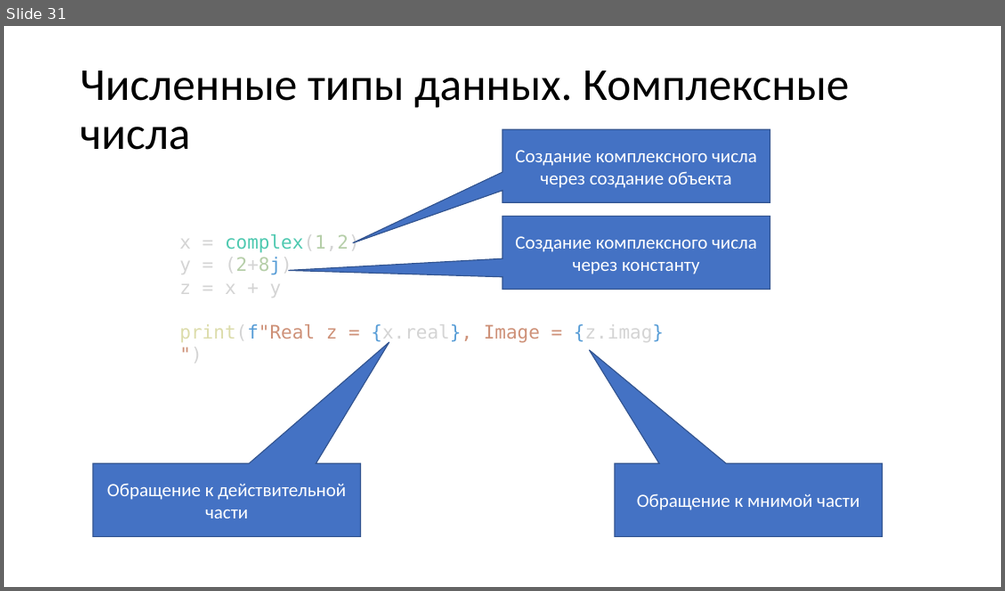
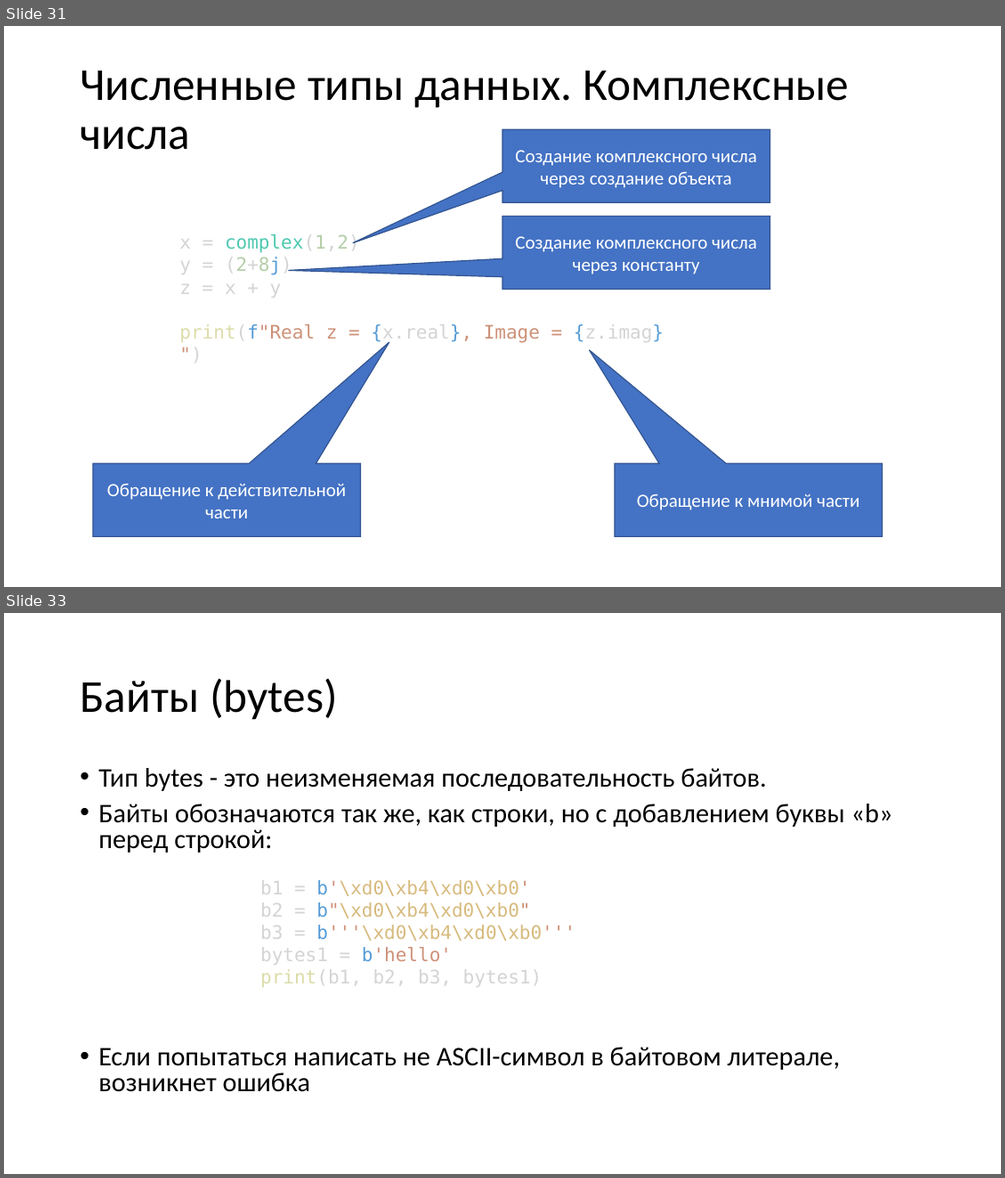
Before and after one commit to paveltsytovich/telegram-course, a slide deck: Presentation/Основы алгоритмизации и программирования.pptx. Shown one above the other, each under a label of ours: slide 31 before the commit, slides 31 and 33 after it; the slides between them are not shown. The pictures are 1005x591 and 1005x1178 pixels, drawn with LibreOffice and Linux fonts; fonts in the diff are those of the drawing. Boxes give left, top, right and bottom in pixels: in the first picture for what was removed or moved away, otherwise in the second. Text is boxed around its words. In the diff, an @@ line names an element or a change of style, - is before the commit and + after.

Commit message:
Строки и оператор slice

```diff
--- a/Presentation/Основы алгоритмизации и программирования.pptx
+++ b/Presentation/Основы алгоритмизации и программирования.pptx
@@ slide 33 added at [4, 613, 1001, 1174], background #FFFFFF @@
@@ title added at [80, 678, 338, 720], 44 pt, text #000000 @@
+Байты (bytes)
@@ text added at [98, 768, 893, 1092], 25.9 pt, text #000000 @@
+• Тип bytes - это неизменяемая последовательность байтов.
+• Байты обозначаются так же, как строки, но с добавлением буквы «b» перед строкой:
+• Если попытаться написать не ASCII-символ в байтовом литерале, возникнет ошибка
@@ text added at [260, 880, 575, 987], 18 pt, text #D7BA7D @@
+b1 = b'\xd0\xb4\xd0\xb0'
+b2 = b"\xd0\xb4\xd0\xb0"
+b3 = b'''\xd0\xb4\xd0\xb0'''
+bytes1 = b'hello'
+print(b1, b2, b3, bytes1)
```
Also in this commit, not shown: 5 other slides added, 3 other files.
